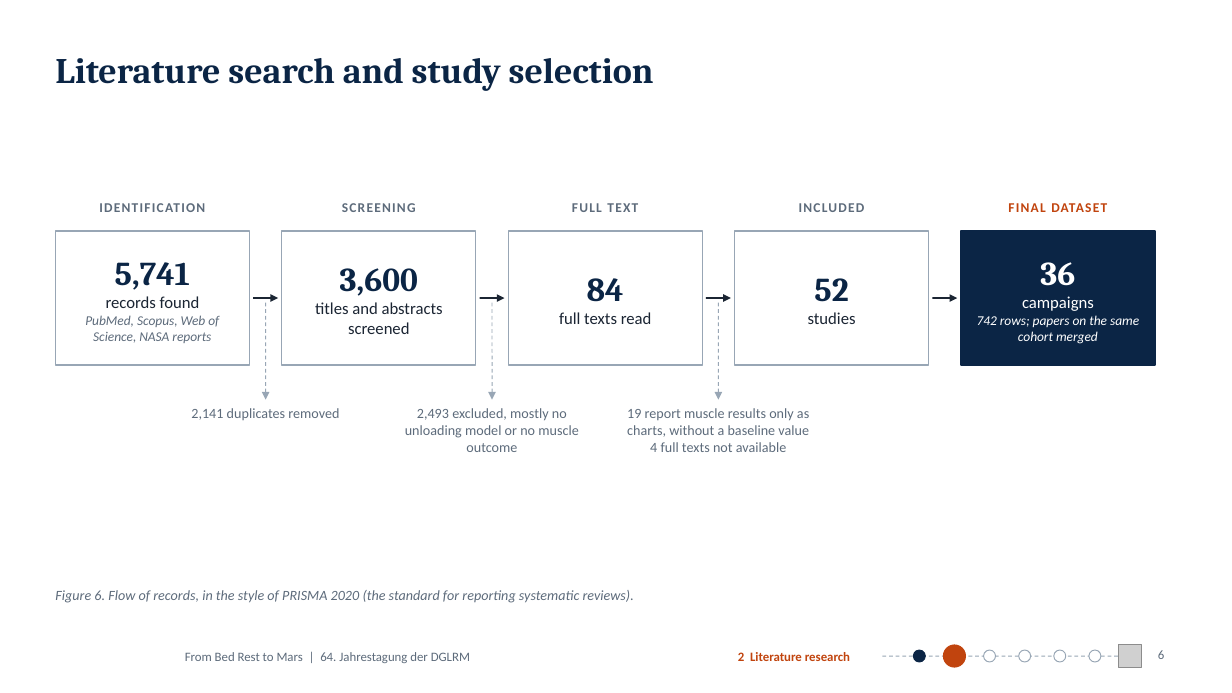
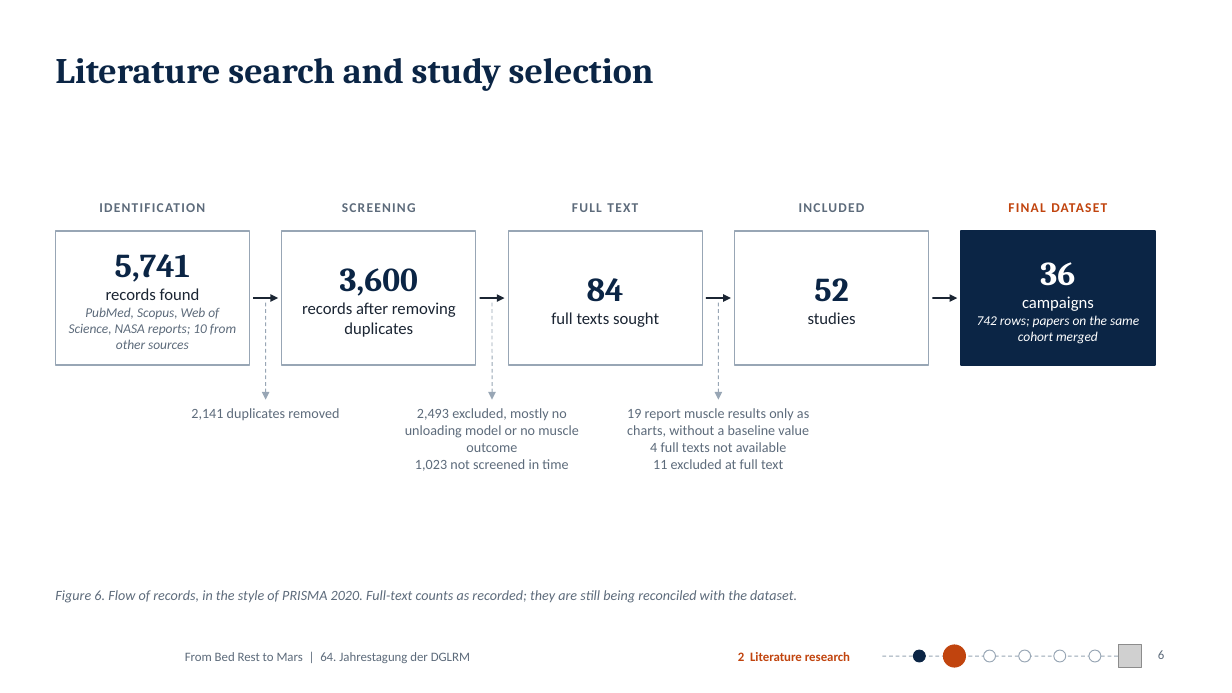
Before and after one commit to MiladBahariQaragoz/BedrestToMars, a slide deck: slide 6 of presentation/bed-rest-to-mars-talk.pptx. Drawn at 1232x693 pixels with LibreOffice and Linux fonts; fonts in the diff are those of the drawing; grey boxes stand for pictures; background and template pictures are left out. Boxes give left, top, right and bottom in pixels: in the first picture for what was removed or moved away, otherwise in the second. Text is boxed around its words. In the diff, an @@ line names an element or a change of style, - is before the commit and + after.

```diff
--- a/presentation/bed-rest-to-mars-talk.pptx
+++ b/presentation/bed-rest-to-mars-talk.pptx
@@ text at bbox=[69, 307, 236, 349]: text changed @@
-PubMed, Scopus, Web of Science, NASA reports
+PubMed, Scopus, Web of Science, NASA reports; 10 from other sources
@@ text at bbox=[302, 302, 456, 337]: text changed @@
-titles and abstracts screened
+records after removing duplicates
@@ text at bbox=[551, 312, 659, 327]: text changed @@
-full texts read
+full texts sought
@@ text at bbox=[415, 459, 568, 471]: paragraph added @@
+1,023 not screened in time
@@ text at bbox=[653, 459, 783, 469]: paragraph added @@
+11 excluded at full text
@@ text at bbox=[55, 590, 797, 603]: text changed @@
-Figure 6. Flow of records, in the style of PRISMA 2020 (the standard for reporting systematic reviews).
+Figure 6. Flow of records, in the style of PRISMA 2020. Full-text counts as recorded; they are still being reconciled with the dataset.
```
Also in this commit, not shown: 8 other slides changed, 3 other files.
